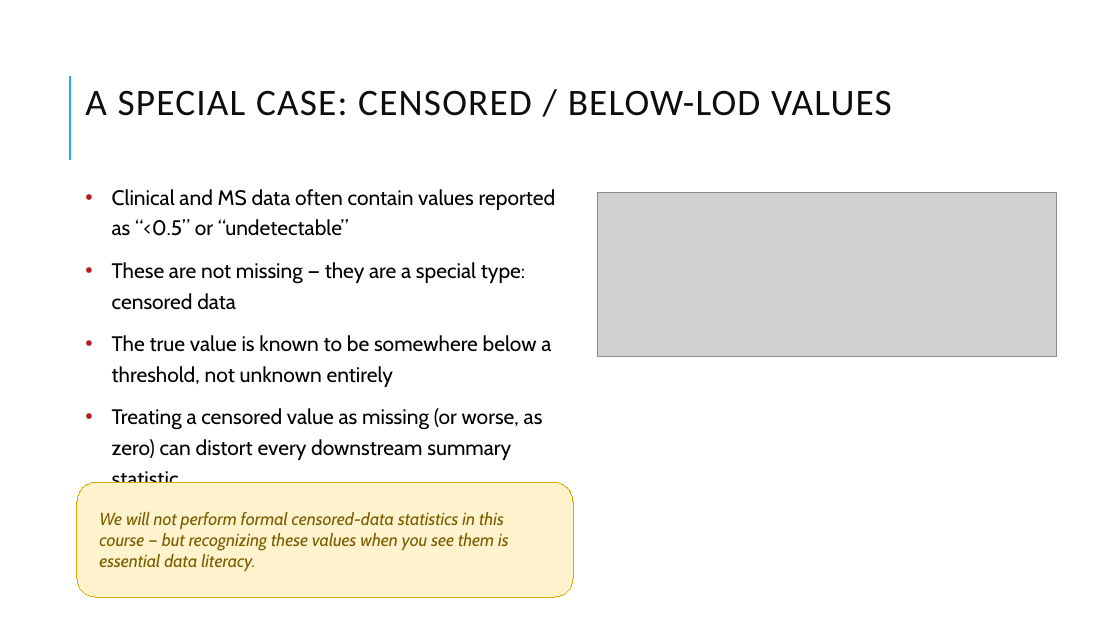
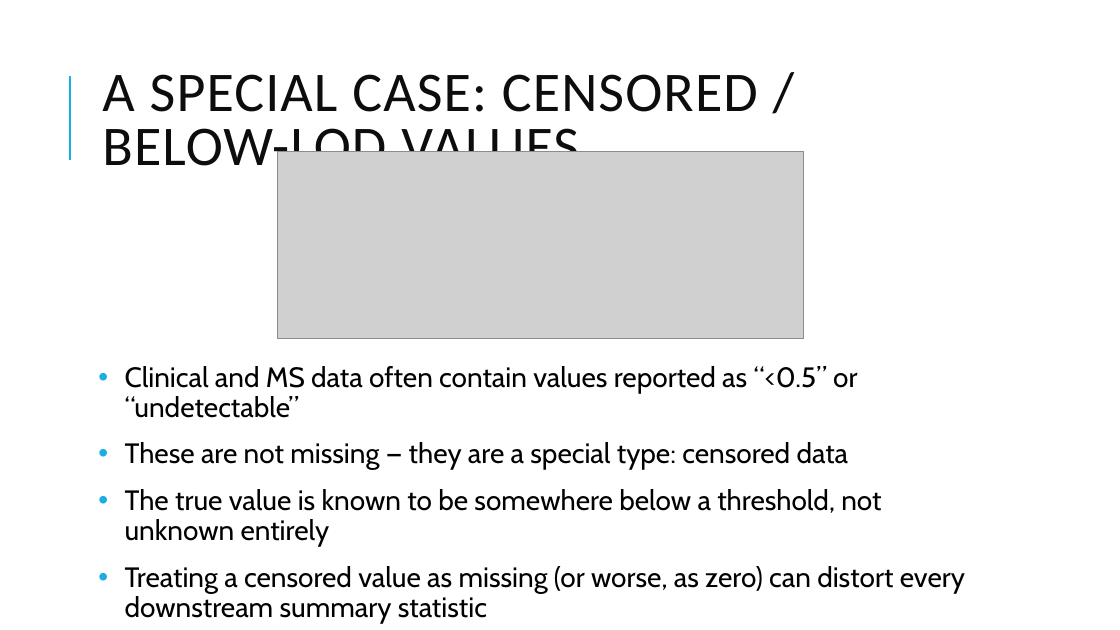
Before and after one commit to pcmathias/MSACL-data-literacy, a slide deck: slide 23 of updates_2026/presentations/module_1_slides.pptx (slide 11 before the commit). Drawn at 1120x630 pixels with LibreOffice and Linux fonts; fonts in the diff are those of the drawing; grey boxes stand for pictures; background and template pictures are left out. Boxes give left, top, right and bottom in pixels: in the first picture for what was removed or moved away, otherwise in the second. Text is boxed around its words. In the diff, an @@ line names an element or a change of style, - is before the commit and + after.

```diff
--- a/updates_2026/presentations/module_1_slides.pptx
+++ b/updates_2026/presentations/module_1_slides.pptx
@@ title "A SPECIAL CASE: CENSORED / ...": place and size @@
-title "A SPECIAL CASE: CENSORED / ..." at (85,90,892,116)
+title "A SPECIAL CASE: CENSORED / ..." at (102,74,758,178)
@@ title "A SPECIAL CASE: CENSORED / ..." at (102,74,758,178): size 32 to 48 pt; line spacing 0.9 to 0.8 @@
@@ picture: place and size @@
-picture at (597,193,1057,356)
+picture at (277,152,804,339)
@@ text "Clinical and MS data often ...": place and size @@
-text "Clinical and MS data often ..." at (112,189,556,460)
+text "Clinical and MS data often ..." at (125,366,965,593)
@@ text "Clinical and MS data often ..." at (125,366,965,593): size 18 to 24 pt; line spacing 1.22 to 0.9; more space between paragraphs; bullet colour #B01F24 to #1CADE4 @@
@@ rounded rectangle removed at (77,482,574,597) @@
-We will not perform formal censored-data statistics in this course — but recognizing these values when you see them is essential data literacy.
```
Also in this commit, not shown: 16 other slides changed, 21 slides added, 3 slides removed, 4 other files.
